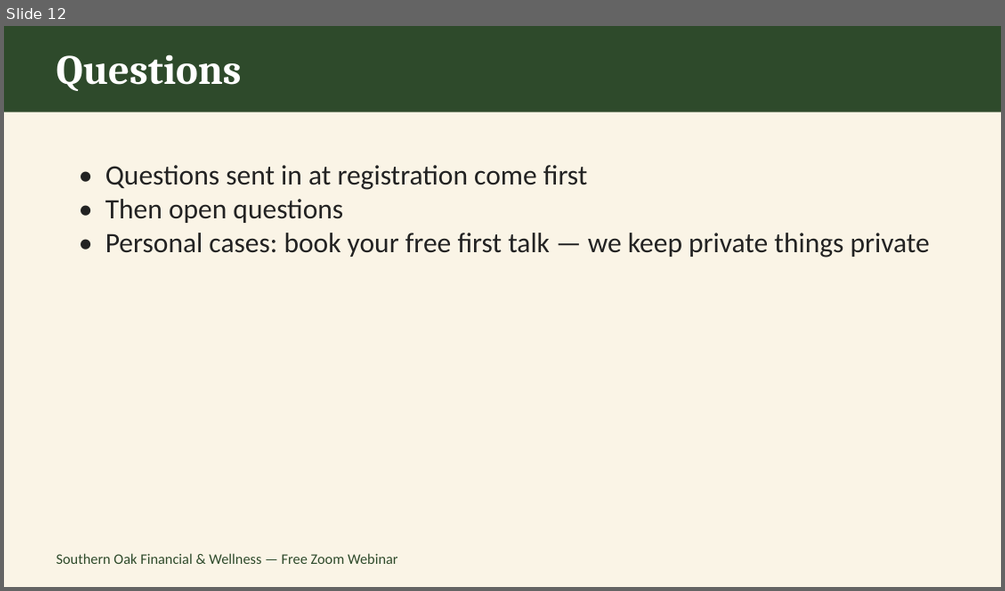
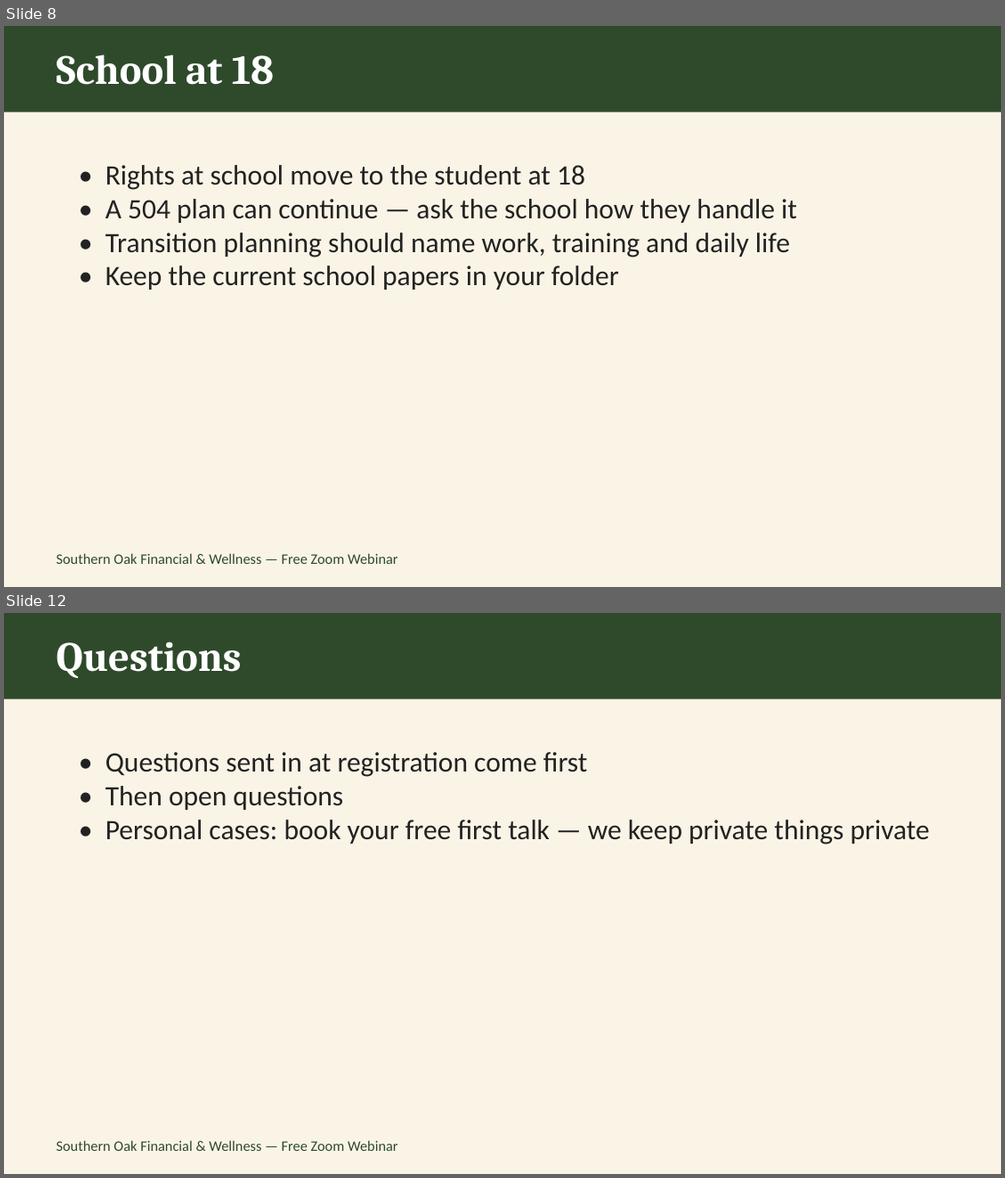
Before and after one commit to southernoakfw-ja/southernoakfw-ja.github.io, a slide deck: assets/Clear-Plan-Webinar-Dec11.pptx. Shown one above the other, each under a label of ours: slide 12 before the commit, slides 8 and 12 after it; the slides between them are not shown. The pictures are 1005x591 and 1005x1178 pixels, drawn with LibreOffice and Linux fonts; fonts in the diff are those of the drawing. Boxes give left, top, right and bottom in pixels: in the first picture for what was removed or moved away, otherwise in the second. Text is boxed around its words. In the diff, an @@ line names an element or a change of style, - is before the commit and + after.

```diff
--- a/assets/Clear-Plan-Webinar-Dec11.pptx
+++ b/assets/Clear-Plan-Webinar-Dec11.pptx
@@ slide 8 added at (4,26,1001,587), background #FFFFFF @@
@@ rectangle added at (4,26,1001,587), fill #FAF4E6 @@
@@ rectangle added at (4,26,1001,112), fill #2E4A2B @@
@@ text added at (57,54,274,85), 40 pt, text #FFFFFF, bold @@
+School at 18
@@ text added at (105,165,797,289), 27 pt, text #222222 @@
+• Rights at school move to the student at 18
+• A 504 plan can continue — ask the school how they handle it
+• Transition planning should name work, training and daily life
+• Keep the current school papers in your folder
@@ text added at (57,553,398,564), 14 pt, text #2E4A2B @@
+Southern Oak Financial & Wellness — Free Zoom Webinar
```
Also in this commit, not shown: 9 slides changed, 1 other slide added, 2 slides removed, 7 other files.
